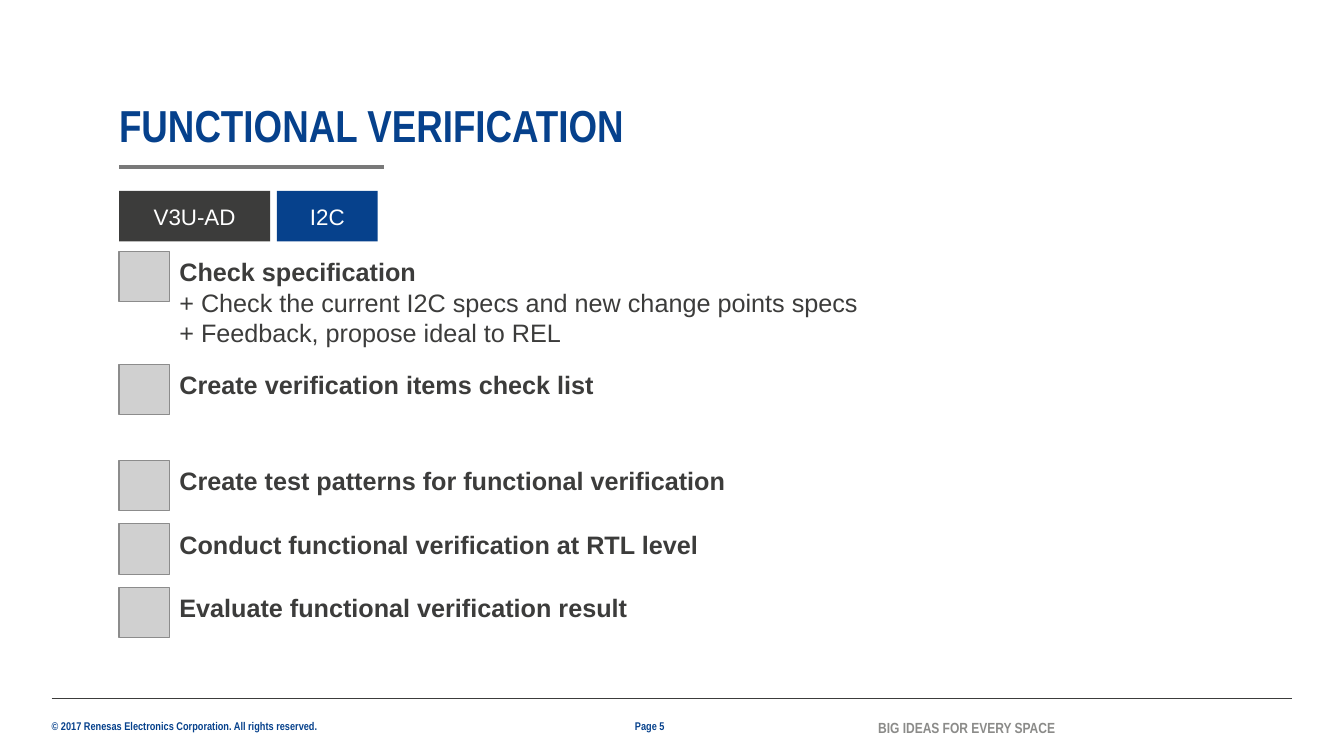
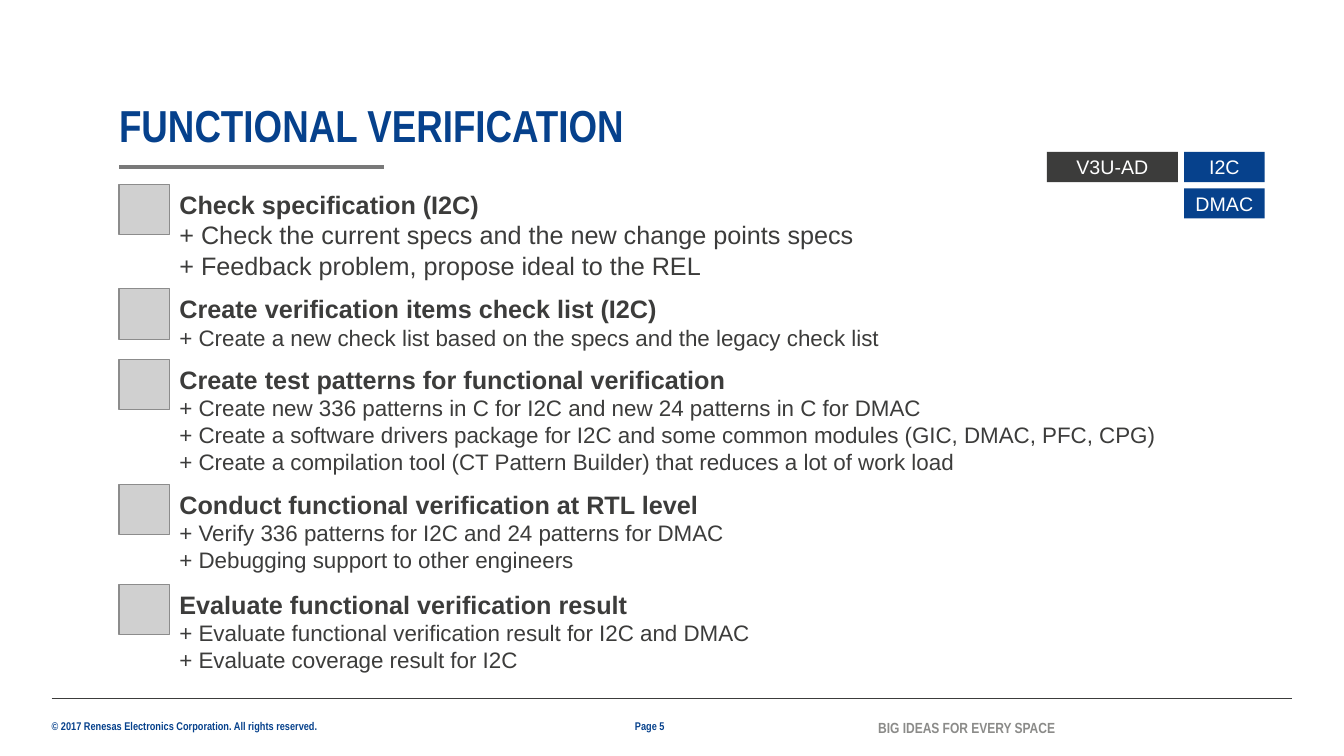
Before and after one commit to lesyhau/bridge, a slide deck: slide 5 of mms.pptx. Drawn at 1344x756 pixels with LibreOffice and Linux fonts; fonts in the diff are those of the drawing; grey boxes stand for pictures; background and template pictures are left out. Boxes give left, top, right and bottom in pixels: in the first picture for what was removed or moved away, otherwise in the second. Text is boxed around its words. In the diff, an @@ line names an element or a change of style, - is before the commit and + after.

```diff
--- a/mms.pptx
+++ b/mms.pptx
@@ rectangle "V3U-AD" resized from (x1=119, y1=191, x2=270, y2=241) to (x1=1048, y1=152, x2=1179, y2=182) @@
@@ rectangle "V3U-AD" at (x1=1048, y1=152, x2=1179, y2=182): size 16 to 14 pt @@
@@ rectangle "I2C" at (x1=1185, y1=152, x2=1265, y2=182): size 16 to 14 pt @@
@@ rectangle "I2C" resized from (x1=277, y1=191, x2=378, y2=241) to (x1=1185, y1=152, x2=1265, y2=182) @@
@@ picture added at (x1=119, y1=185, x2=169, y2=235) @@
@@ text at (x1=179, y1=195, x2=854, y2=280): text changed @@
-Check specification
-+ Check the current I2C specs and new change points specs
-+ Feedback, propose ideal to REL
+Check specification (I2C)
++ Check the current specs and the new change points specs
++ Feedback problem, propose ideal to the REL
@@ rectangle added at (x1=1185, y1=189, x2=1265, y2=219), fill #06418C, 14 pt, text #FFFFFF @@
+DMAC
@@ picture removed at (x1=119, y1=252, x2=169, y2=302) @@
@@ picture added at (x1=119, y1=288, x2=169, y2=339) @@
@@ text at (x1=179, y1=299, x2=878, y2=351): text changed; size 18 to 16 pt; bold off @@
-Create verification items check list
+Create verification items check list (I2C)
++ Create a new check list based on the specs and the legacy check list
@@ picture moved from (x1=119, y1=364, x2=169, y2=414) to (x1=119, y1=360, x2=169, y2=410) @@
@@ text "Create test patterns for functional ..." moved from (x1=179, y1=471, x2=725, y2=496) to (x1=179, y1=370, x2=1155, y2=475) @@
@@ text at (x1=199, y1=399, x2=1155, y2=475): paragraphs added @@
++ Create new 336 patterns in C for I2C and new 24 patterns in C for DMAC
++ Create a software drivers package for I2C and some common modules (GIC, DMAC, PFC, CPG)
++ Create a compilation tool (CT Pattern Builder) that reduces a lot of work load
@@ picture removed at (x1=119, y1=461, x2=169, y2=511) @@
@@ picture added at (x1=119, y1=485, x2=169, y2=535) @@
@@ text "Conduct functional verification at RTL ..." moved from (x1=179, y1=535, x2=698, y2=555) to (x1=179, y1=495, x2=724, y2=573) @@
@@ picture removed at (x1=119, y1=524, x2=169, y2=575) @@
@@ text at (x1=199, y1=524, x2=724, y2=573): paragraphs added @@
++ Verify 336 patterns for I2C and 24 patterns for DMAC
++ Debugging support to other engineers
@@ text at (x1=199, y1=624, x2=750, y2=673): paragraphs added @@
++ Evaluate functional verification result for I2C and DMAC
++ Evaluate coverage result for I2C
```
Also in this commit, not shown: 3 other slides changed, 1 slide added, 4 slides removed, 1 other file.
